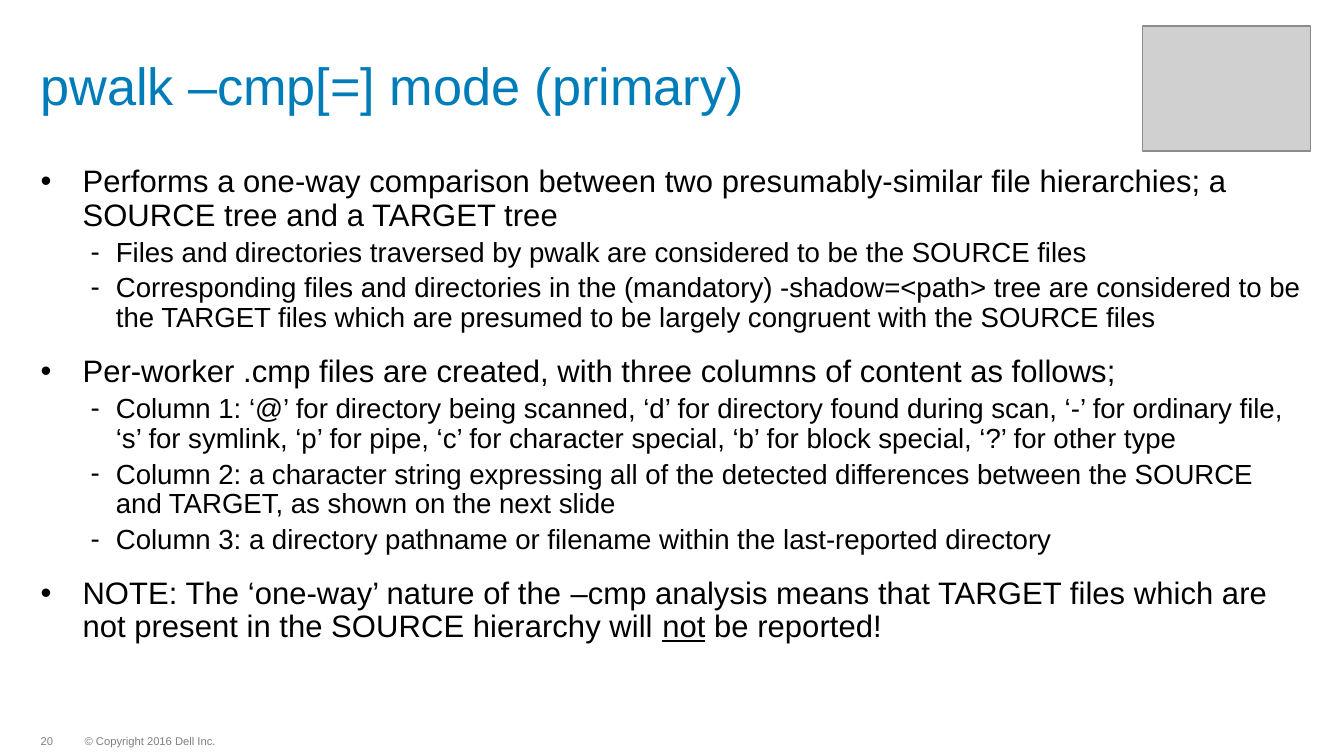
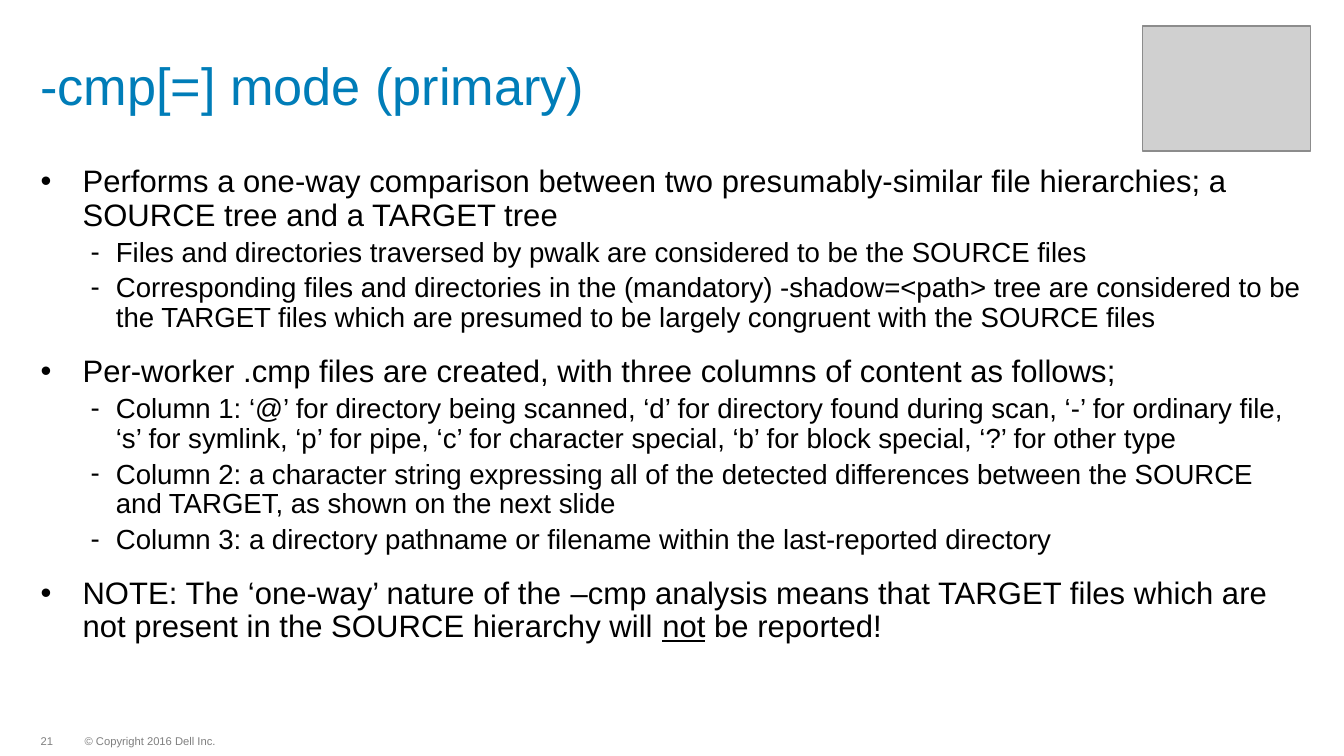
Before and after one commit to WhizBob/pwalk, a slide deck: slide 21 of doc/pwalk_slides.pptx (slide 20 before the commit). Drawn at 1344x756 pixels with LibreOffice and Linux fonts; fonts in the diff are those of the drawing; grey boxes stand for pictures; background and template pictures are left out. Boxes give left, top, right and bottom in pixels: in the first picture for what was removed or moved away, otherwise in the second. Text is boxed around its words. In the diff, an @@ line names an element or a change of style, - is before the commit and + after.

```diff
--- a/doc/pwalk_slides.pptx
+++ b/doc/pwalk_slides.pptx
@@ title at [40,67,584,115]: text changed @@
-pwalk –cmp[=] mode (primary)
+-cmp[=] mode (primary)
@@ page number at [41,737,53,745]: text changed @@
-20
+21
```
Also in this commit, not shown: 12 other slides changed, 1 slide added, 1 other file.
